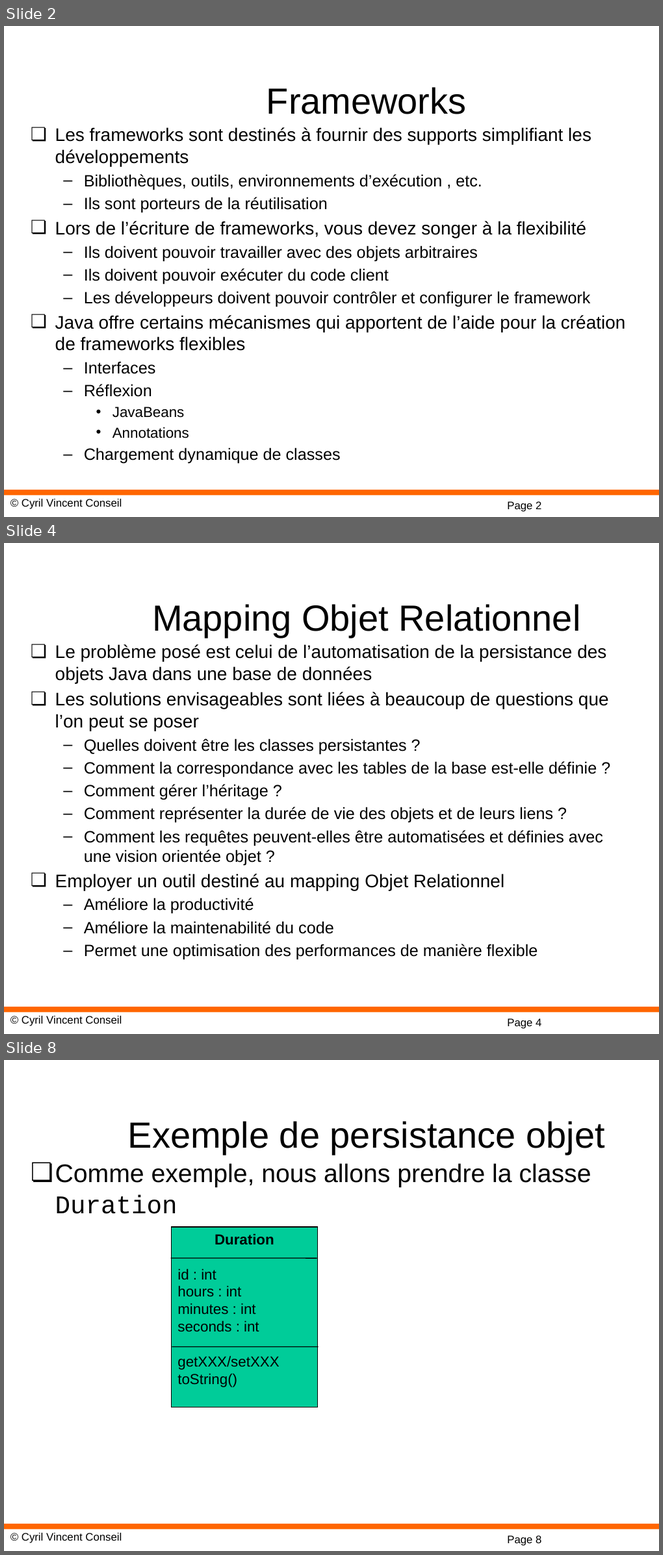
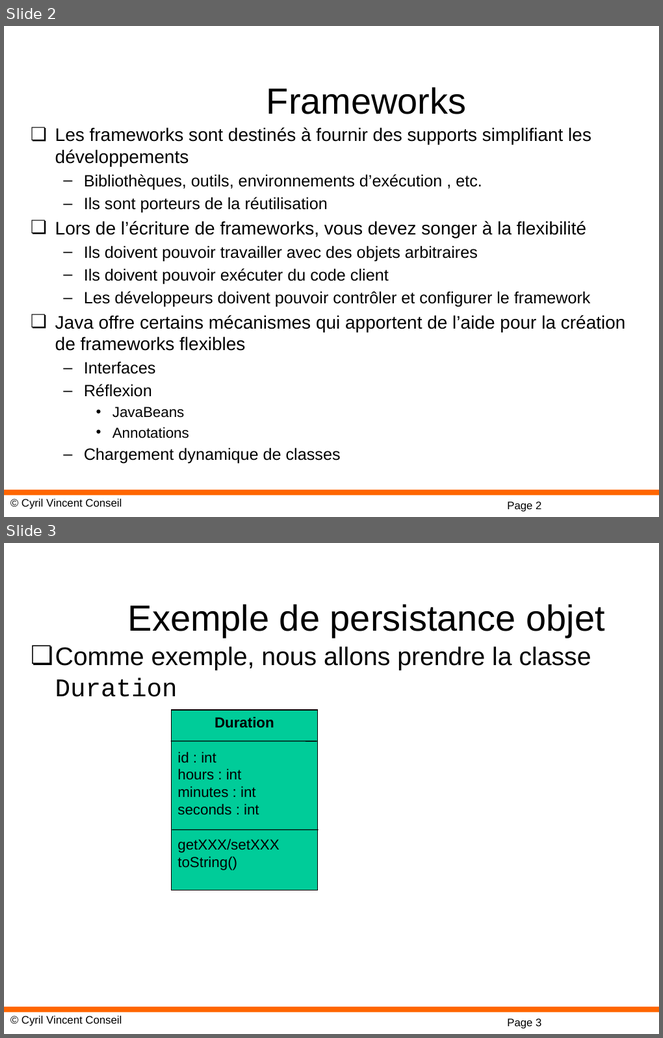
Before and after one commit to cyrilvincent/spring, a slide deck: ppt/Spring-06-SpringJPAH2.pptx. Shown one above the other, each under a label of ours: slides 2, 4 and 8 before the commit, slides 2 and 3 after it; the slides between them are not shown. The pictures are 663x1555 and 663x1038 pixels, drawn with LibreOffice and Linux fonts; fonts in the diff are those of the drawing; background and template pictures are left out. Boxes give left, top, right and bottom in pixels: in the first picture for what was removed or moved away, otherwise in the second. Text is boxed around its words. In the diff, an @@ line names an element or a change of style, - is before the commit and + after.

```diff
--- a/ppt/Spring-06-SpringJPAH2.pptx
+++ b/ppt/Spring-06-SpringJPAH2.pptx
@@ slide 4 removed at [4,543,659,1034], background #FFFFFF; not listed: 3 template elements that a slide beside it also shows @@
@@ title removed at [152,604,581,637] @@
-Mapping Objet Relationnel
@@ text removed at [55,644,609,960] @@
-❏ Le problème posé est celui de l’automatisation de la persistance des objets Java dans une base de données
-❏ Les solutions envisageables sont liées à beaucoup de questions que l’on peut se poser
-  – Quelles doivent être les classes persistantes ?
-  – Comment la correspondance avec les tables de la base est-elle définie ?
-  – Comment gérer l’héritage ?
-  – Comment représenter la durée de vie des objets et de leurs liens ?
-  – Comment les requêtes peuvent-elles être automatisées et définies avec une vision orientée objet ?
-❏ Employer un outil destiné au mapping Objet Relationnel
-  – Améliore la productivité
-  – Améliore la maintenabilité du code
-  – Permet une optimisation des performances de manière flexible
@@ what was slide 8 is now slide 3 @@
@@ page number at [507,1019,542,1029]: text changed @@
-Page 8
+Page 3
```
Also in this commit, not shown: 2 slides changed, 4 other slides removed, 32 other files.
